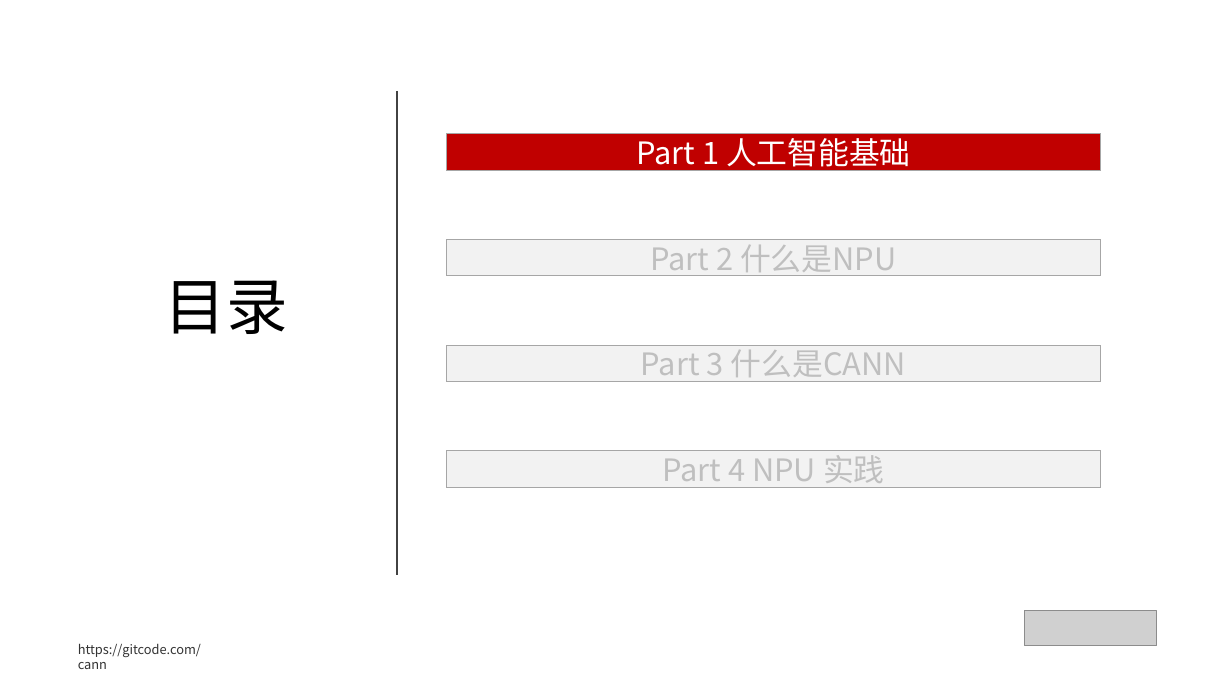
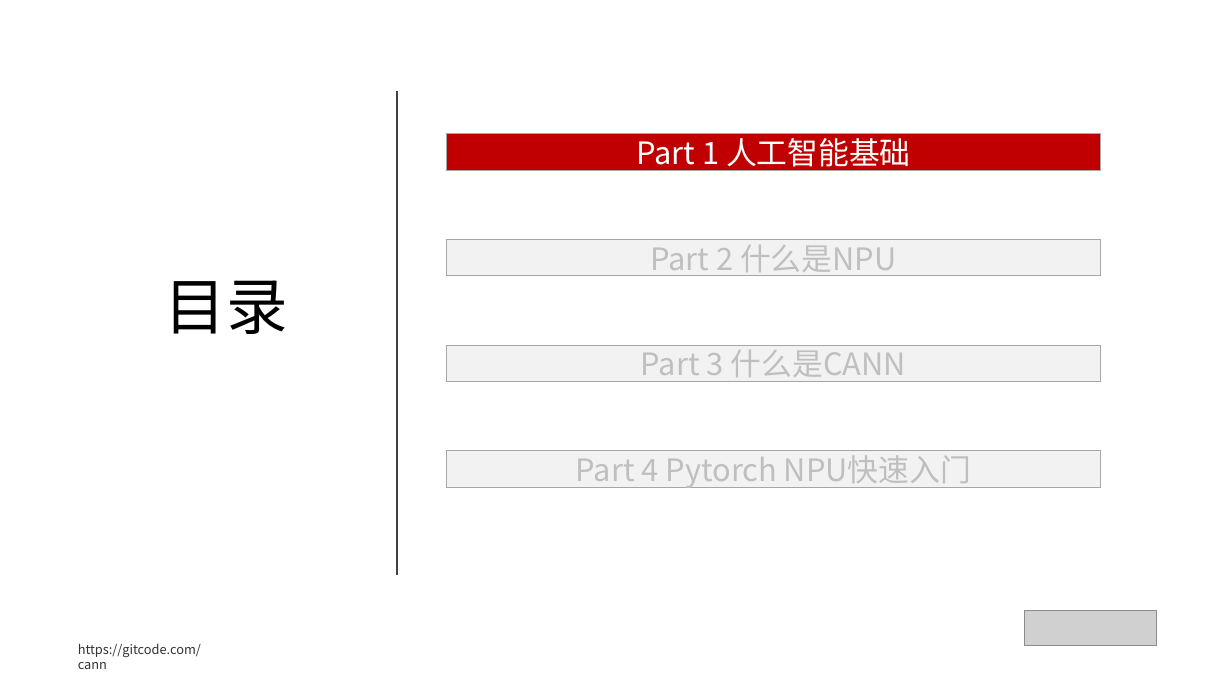
Before and after one commit to hicann/cann-learning-hub, a slide deck: slide 3 of quick_start/cann_basics/slides/artificial_intelligence_basics.pptx. Drawn at 1232x693 pixels with LibreOffice and Linux fonts; fonts in the diff are those of the drawing; grey boxes stand for pictures; background and template pictures are left out. Boxes give left, top, right and bottom in pixels: in the first picture for what was removed or moved away, otherwise in the second. Text is boxed around its words. In the diff, an @@ line names an element or a change of style, - is before the commit and + after.

```diff
--- a/quick_start/cann_basics/slides/artificial_intelligence_basics.pptx
+++ b/quick_start/cann_basics/slides/artificial_intelligence_basics.pptx
@@ text in rectangle at [576, 450, 971, 488]: text changed @@
-Part 4 NPU 实践
+Part 4 Pytorch NPU快速入门
```
Also in this commit, not shown: 7 other slides changed, 10 slides added, 1 slide removed, 1 other file.
